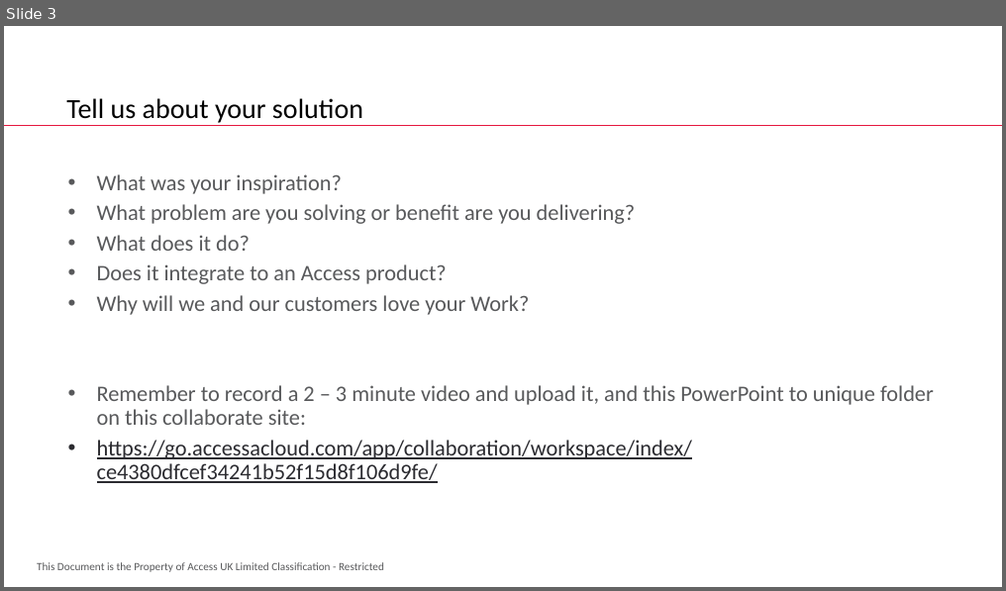
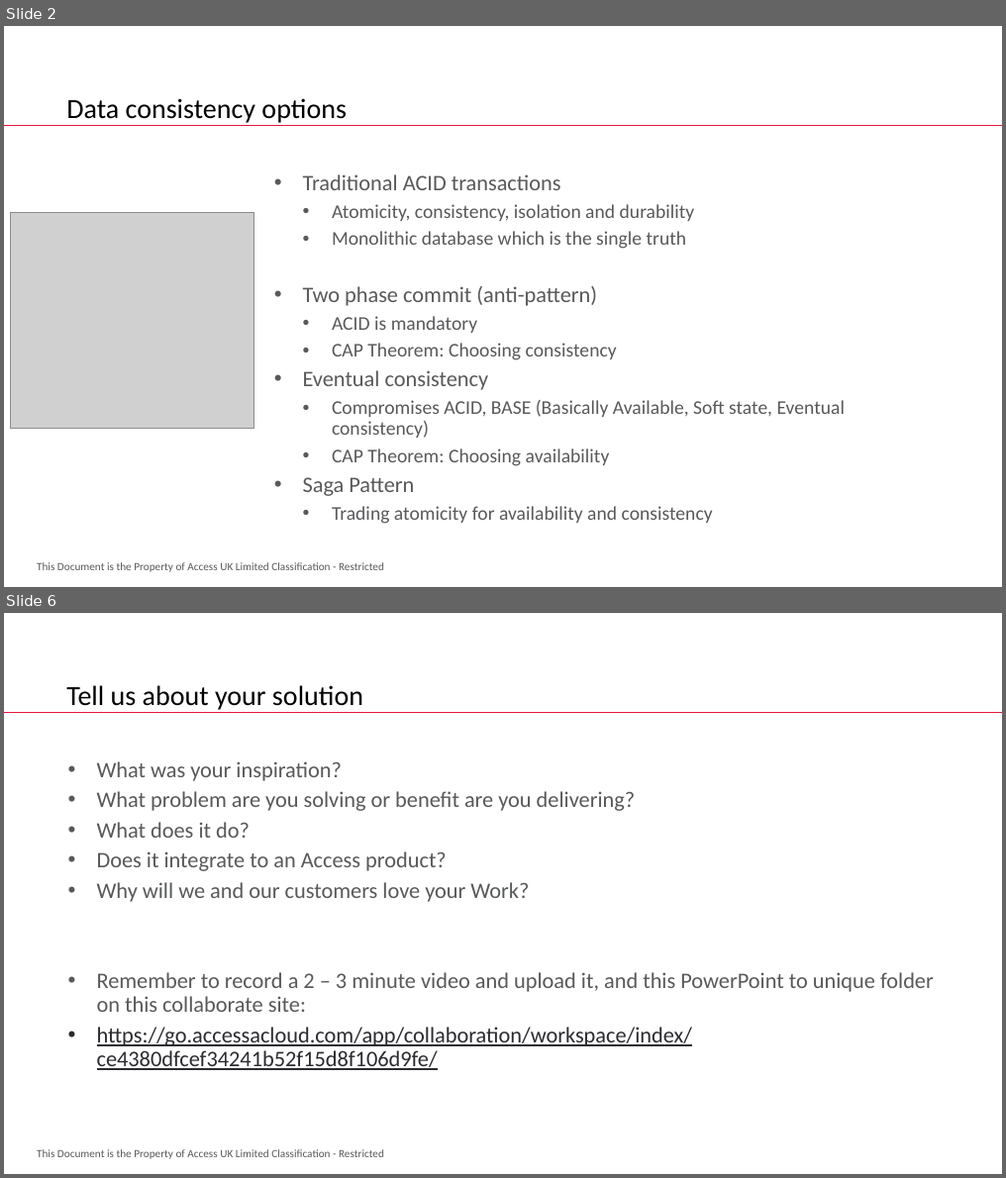
Before and after one commit to sgenache/FreedomFridayServerless, a slide deck: docs/freedom friday.pptx. Shown one above the other, each under a label of ours: slide 3 before the commit, slides 2 and 6 after it; the slides between them are not shown. The pictures are 1006x591 and 1006x1178 pixels, drawn with LibreOffice and Linux fonts; fonts in the diff are those of the drawing; grey boxes stand for pictures; background and template pictures are left out. Boxes give left, top, right and bottom in pixels: in the first picture for what was removed or moved away, otherwise in the second. Text is boxed around its words. In the diff, an @@ line names an element or a change of style, - is before the commit and + after.

```diff
--- a/docs/freedom friday.pptx
+++ b/docs/freedom friday.pptx
@@ slide 2 added at [4, 26, 1002, 587], background #FFFFFF; not listed: 2 template elements that a slide beside it also shows @@
@@ title added at [66, 98, 346, 123], 20 pt, text #000000 @@
+Data consistency options
@@ text added at [303, 174, 845, 524], 14 pt, text #58595B @@
+  • Traditional ACID transactions
+    • Atomicity, consistency, isolation and durability
+    • Monolithic database which is the single truth
+  • Two phase commit (anti-pattern)
+    • ACID is mandatory
+    • CAP Theorem: Choosing consistency
+  • Eventual consistency
+    • Compromises ACID, BASE (Basically Available, Soft state, Eventual consistency)
+    • CAP Theorem: Choosing availability
+  • Saga Pattern
+    • Trading atomicity for availability and consistency
@@ picture added at [10, 212, 253, 429] @@
@@ what was slide 3 is now slide 6 @@
```
Also in this commit, not shown: 2 slides changed, 2 other slides added.
